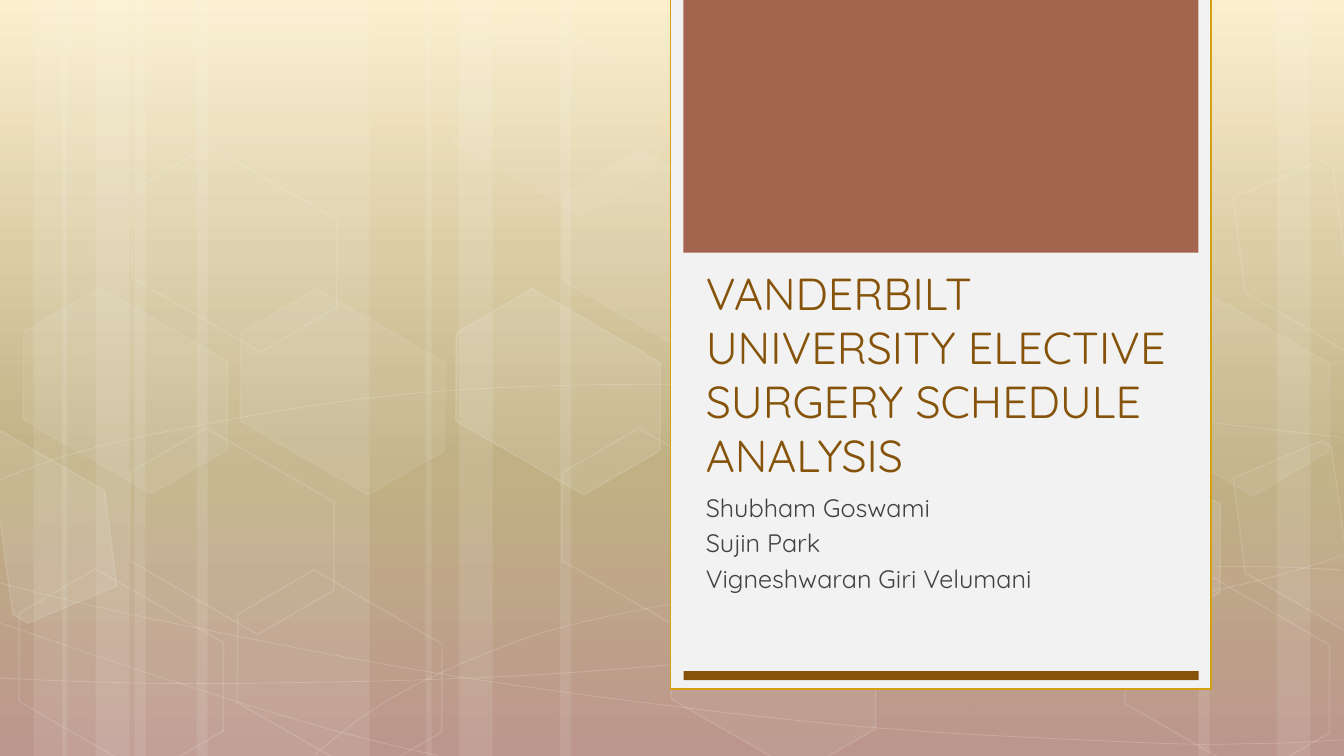
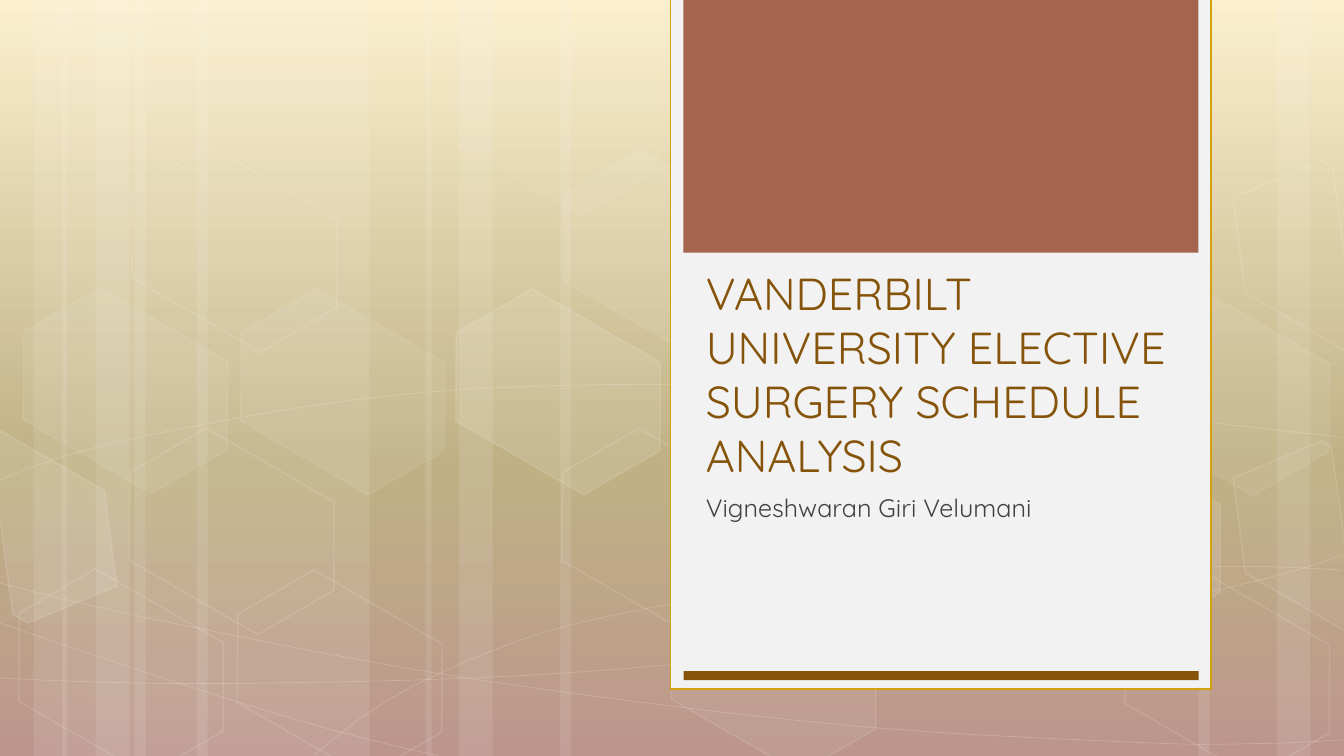
Before and after one commit to VIgneshGV91/Predicting-daily-Surgery-Volume-at-Vanderbilt-University-Medical-Center, a slide deck: slide 1 of Predicting daily Surgery Volume at Vanderbilt University Medical Center.pptx. Drawn at 1344x756 pixels with LibreOffice and Linux fonts; fonts in the diff are those of the drawing. Boxes give left, top, right and bottom in pixels: in the first picture for what was removed or moved away, otherwise in the second. Text is boxed around its words. In the diff, an @@ line names an element or a change of style, - is before the commit and + after.

```diff
--- a/Predicting daily Surgery Volume at Vanderbilt University Medical Center.pptx
+++ b/Predicting daily Surgery Volume at Vanderbilt University Medical Center.pptx
@@ subtitle at bbox=[706, 498, 930, 557]: paragraphs removed @@
-Shubham Goswami
-Sujin Park
```
